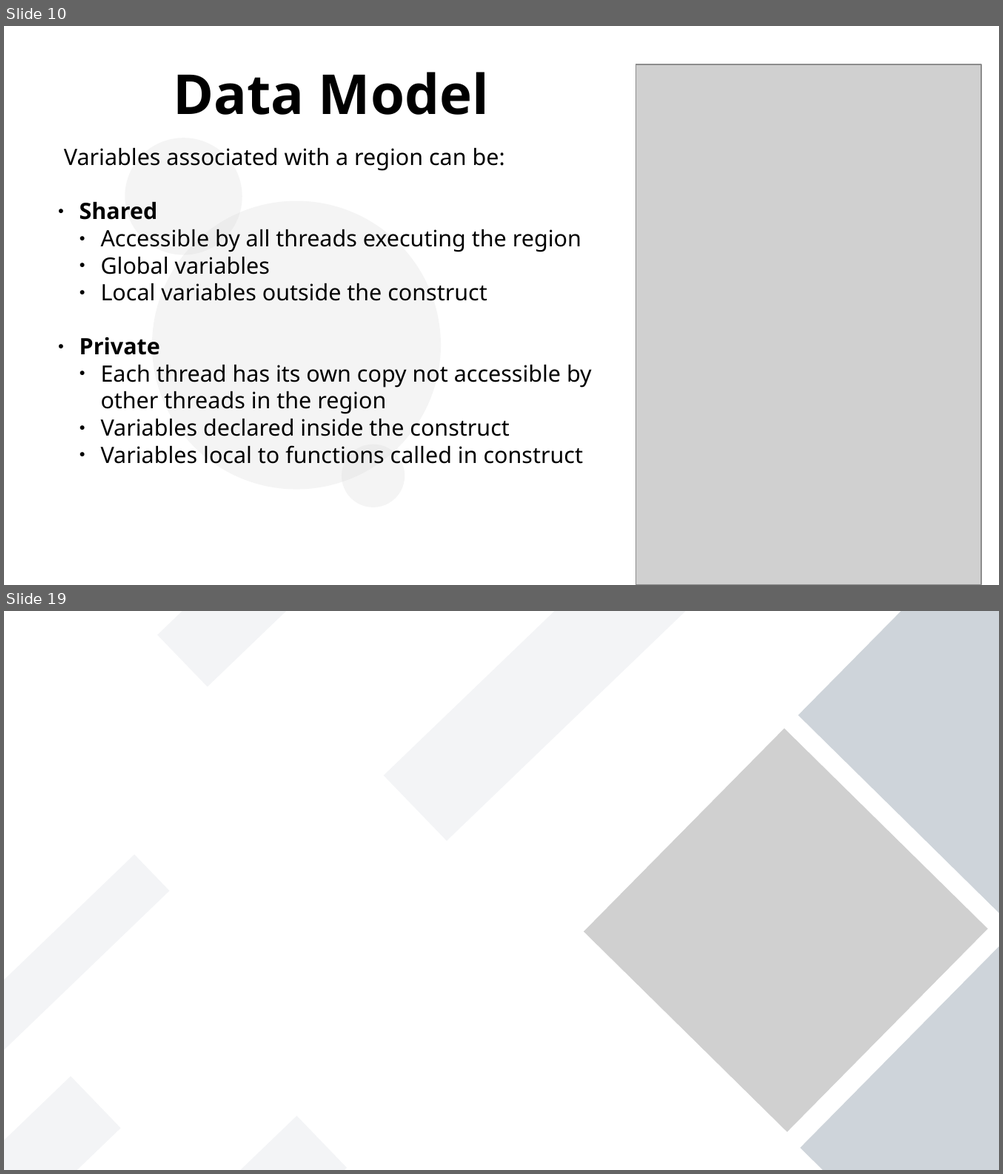
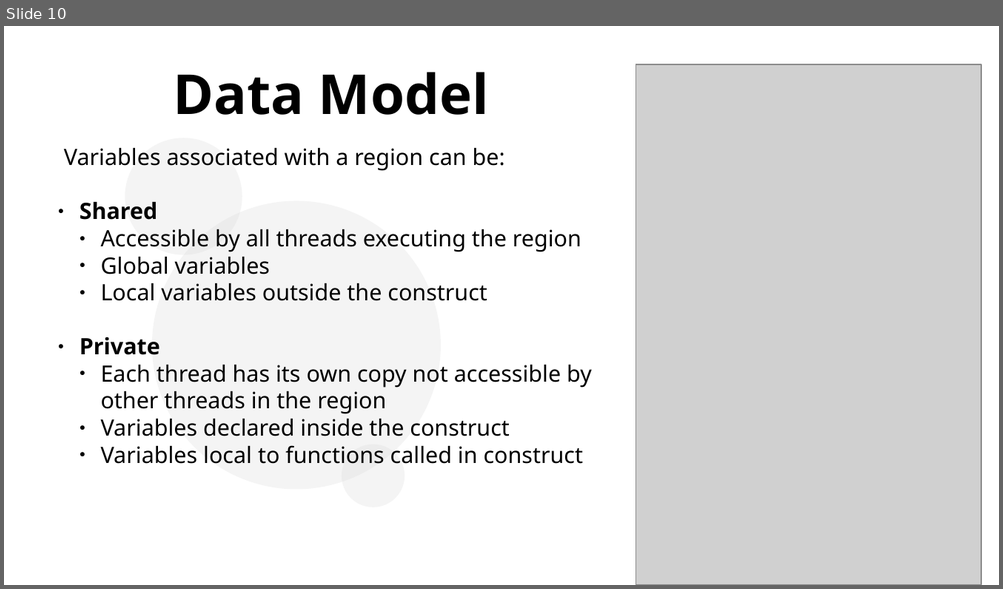
Before and after one commit to tajkhan/openmp_cpd_2024, a slide deck: presentation.pptx. Shown one above the other, each under a label of ours: slides 10 and 19 before the commit, slide 10 after it; the slides between them are not shown. The pictures are 1003x1174 and 1003x589 pixels, drawn with LibreOffice and Linux fonts; fonts in the diff are those of the drawing; grey boxes stand for pictures; background and template pictures are left out. Boxes give left, top, right and bottom in pixels: in the first picture for what was removed or moved away, otherwise in the second. Text is boxed around its words. In the diff, an @@ line names an element or a change of style, - is before the commit and + after.

```diff
--- a/presentation.pptx
+++ b/presentation.pptx
@@ slide 19 removed at (x1=4, y1=611, x2=999, y2=1170), background #FFFFFF @@
@@ rectangle removed at (x1=157, y1=611, x2=391, y2=686) @@
@@ rectangle removed at (x1=384, y1=611, x2=693, y2=841) @@
@@ rectangle removed at (x1=799, y1=611, x2=999, y2=917) @@
@@ picture removed at (x1=583, y1=729, x2=987, y2=1133) @@
@@ rectangle removed at (x1=4, y1=854, x2=169, y2=1068) @@
@@ rectangle removed at (x1=800, y1=945, x2=999, y2=1170) @@
@@ rectangle removed at (x1=4, y1=1076, x2=121, y2=1170) @@
@@ rectangle removed at (x1=113, y1=1116, x2=347, y2=1170) @@
```
Also in this commit, not shown: 1 slide added, 8 other slides removed.
